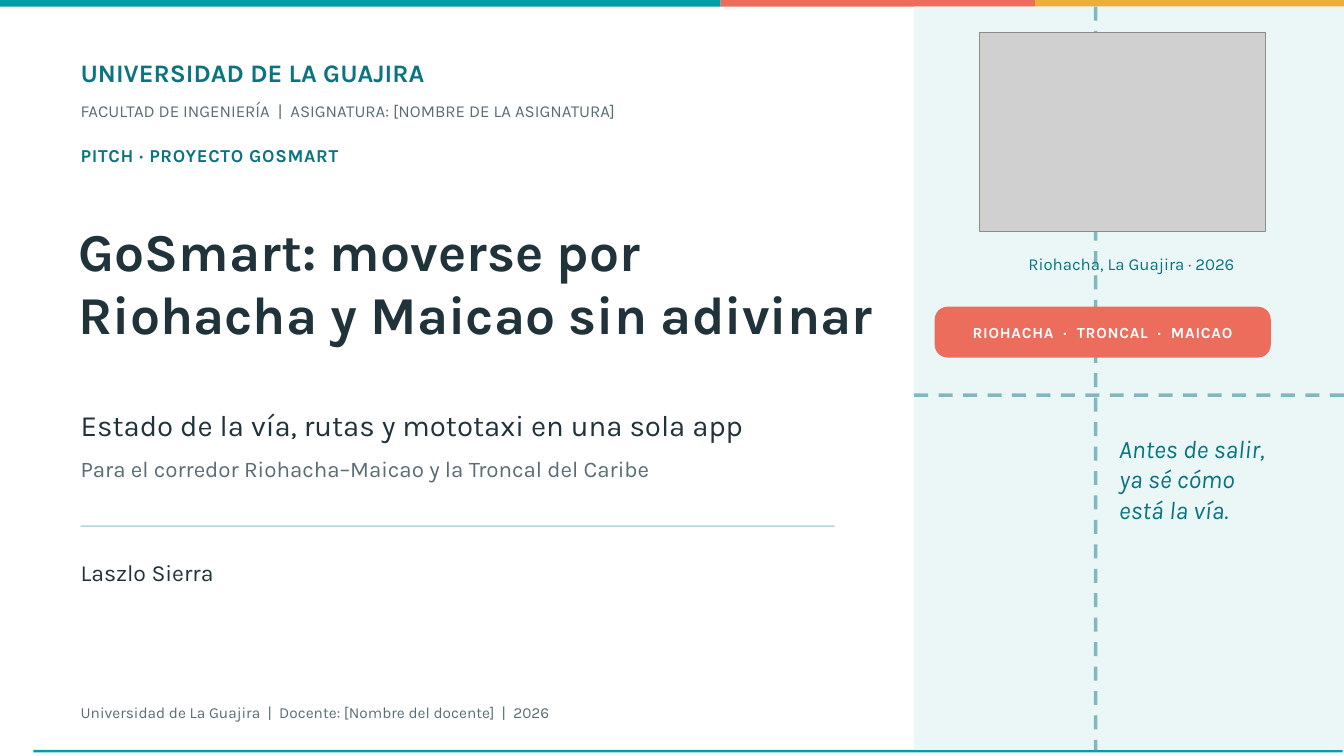
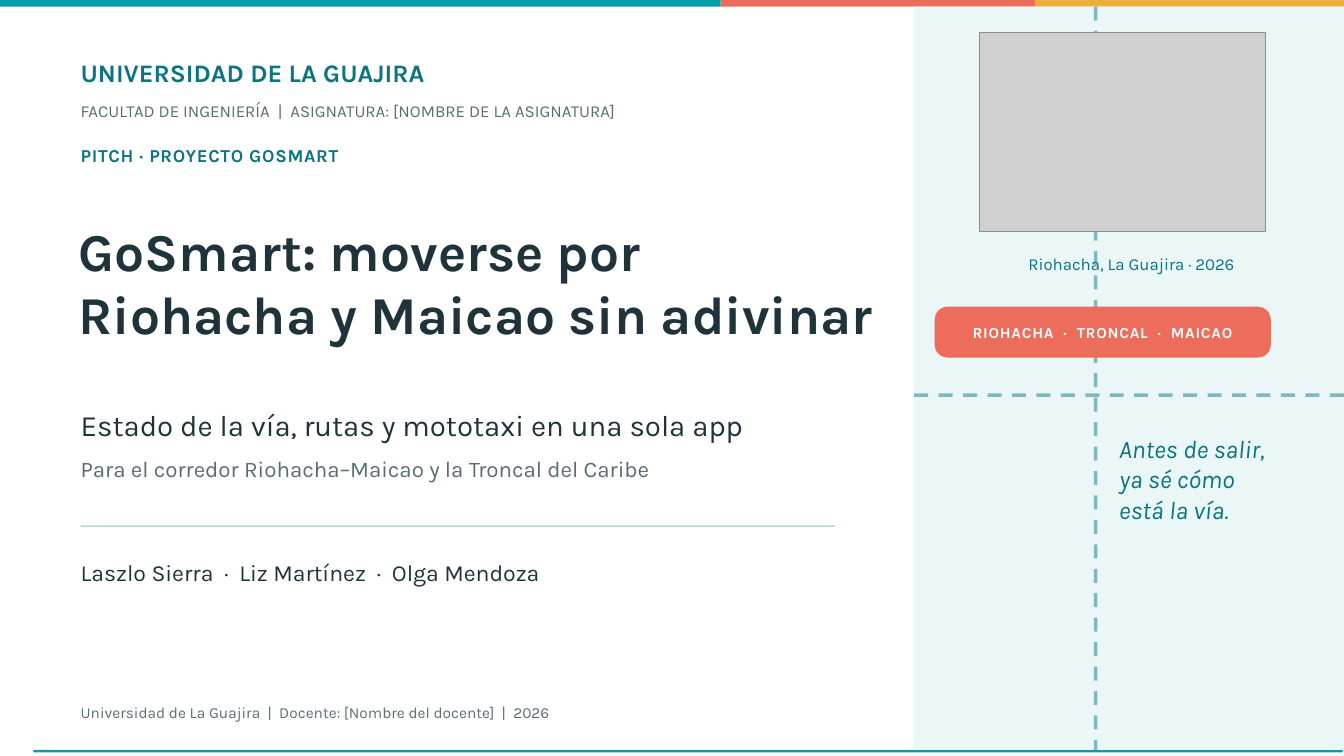
Before and after one commit to LaszloSM/gosmart, a slide deck: slide 1 of docs/presentacion/GoSmart_Pitch_Uniguajira.pptx. Drawn at 1344x756 pixels with LibreOffice and Linux fonts; fonts in the diff are those of the drawing; grey boxes stand for pictures; background and template pictures are left out. Boxes give left, top, right and bottom in pixels: in the first picture for what was removed or moved away, otherwise in the second. Text is boxed around its words. In the diff, an @@ line names an element or a change of style, - is before the commit and + after.

```diff
--- a/docs/presentacion/GoSmart_Pitch_Uniguajira.pptx
+++ b/docs/presentacion/GoSmart_Pitch_Uniguajira.pptx
@@ text at (81, 563, 539, 587): text changed @@
-Laszlo Sierra
+Laszlo Sierra · Liz Martínez · Olga Mendoza
```
Also in this commit, not shown: 1 other slide changed.
